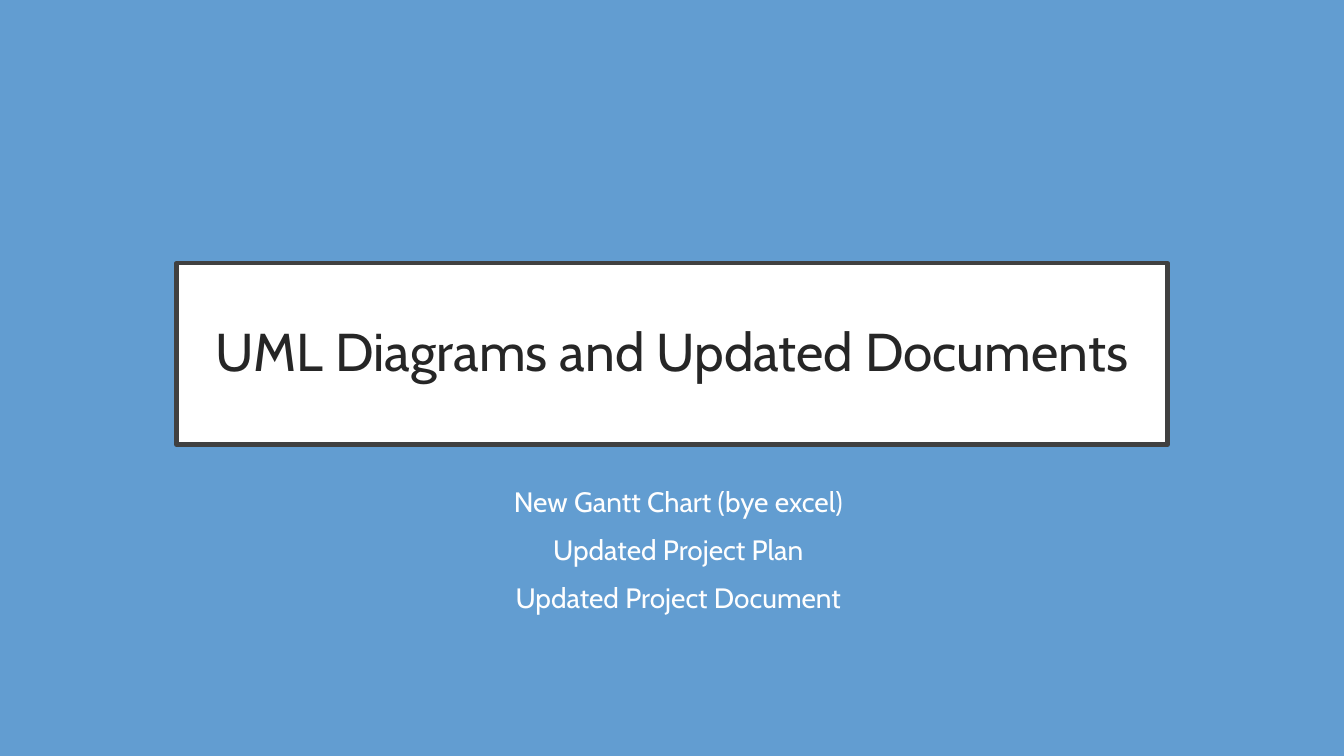
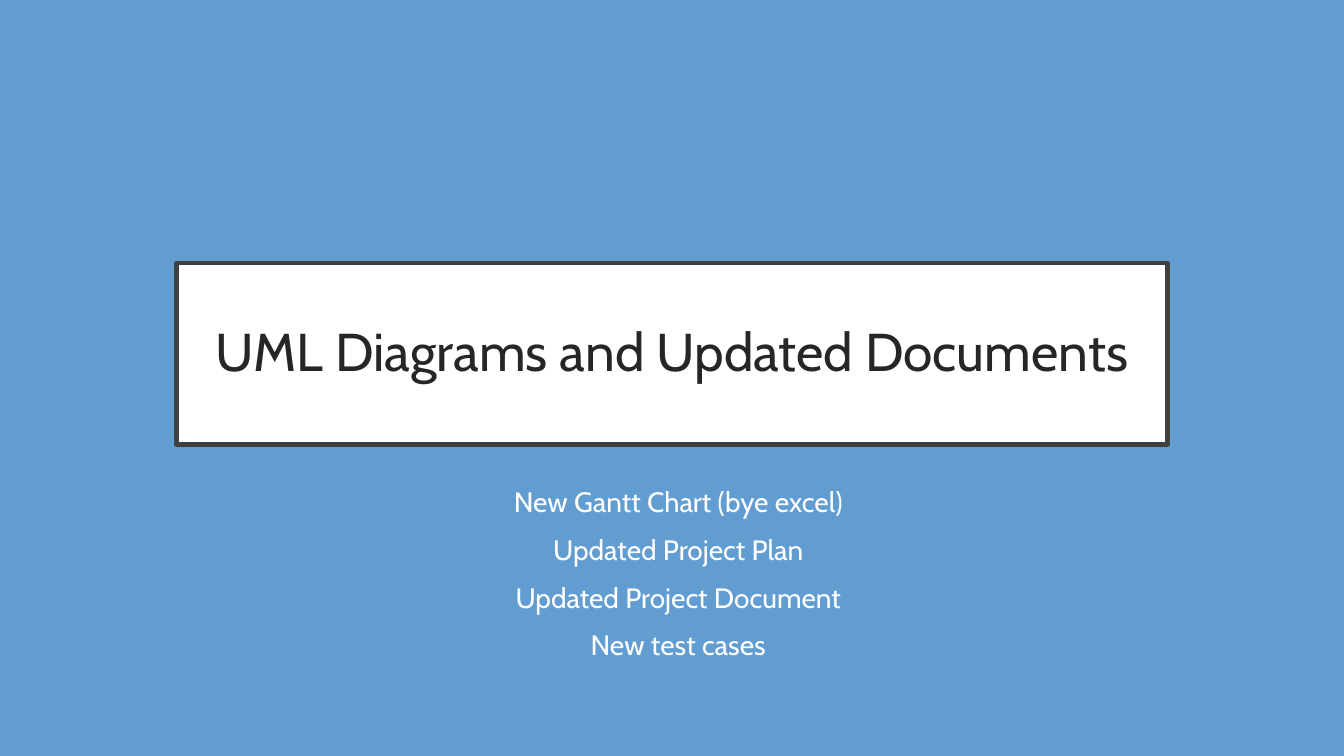
Before and after one commit to Thatawesomeguy4/FiddlePracticeAppCPSC4910, a slide deck: slide 2 of Fid'Lin Presentation2.pptx. Drawn at 1344x756 pixels with LibreOffice and Linux fonts; fonts in the diff are those of the drawing. Boxes give left, top, right and bottom in pixels: in the first picture for what was removed or moved away, otherwise in the second. Text is boxed around its words. In the diff, an @@ line names an element or a change of style, - is before the commit and + after.

```diff
--- a/Fid'Lin Presentation2.pptx
+++ b/Fid'Lin Presentation2.pptx
@@ subtitle at [591, 635, 766, 656]: paragraph added @@
+New test cases
```
Also in this commit, not shown: 1 other slide changed, 1 slide added.
